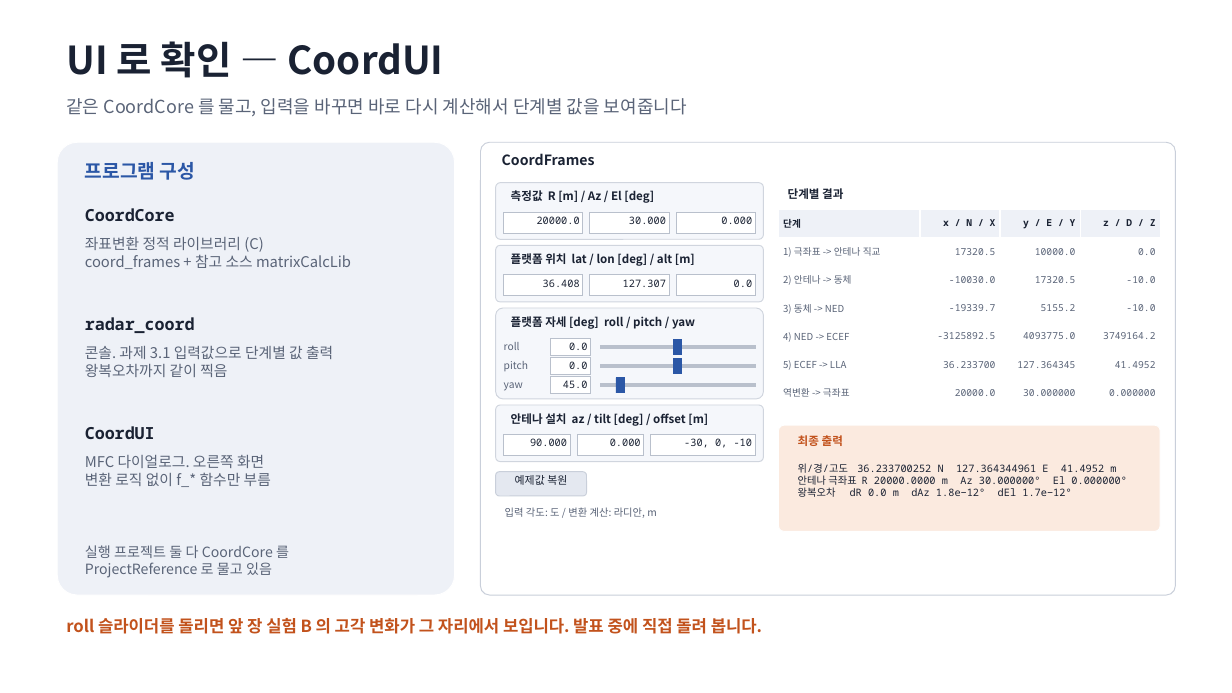
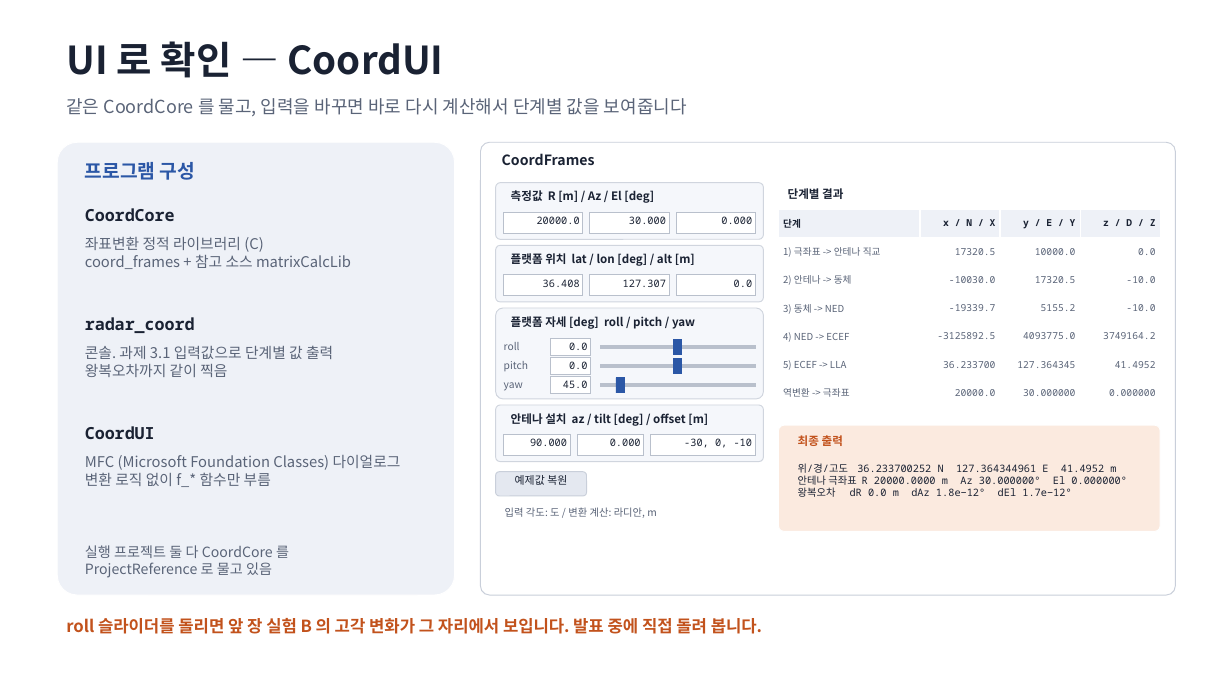
Before and after one commit to harley-hwan/IpcProc, a slide deck: slide 33 of Part2_CoordFrames/ref/산출물/Chapter2_coordinate_systems.pptx. Drawn at 1232x693 pixels with LibreOffice and Linux fonts; fonts in the diff are those of the drawing. Boxes give left, top, right and bottom in pixels: in the first picture for what was removed or moved away, otherwise in the second. Text is boxed around its words. In the diff, an @@ line names an element or a change of style, - is before the commit and + after.

```diff
--- a/Part2_CoordFrames/ref/산출물/Chapter2_coordinate_systems.pptx
+++ b/Part2_CoordFrames/ref/산출물/Chapter2_coordinate_systems.pptx
@@ text at (85,455,401,470): text changed @@
-MFC 다이얼로그. 오른쪽 화면
+MFC (Microsoft Foundation Classes) 다이얼로그
```
Also in this commit, not shown: 8 other slides changed, 7 other files.
